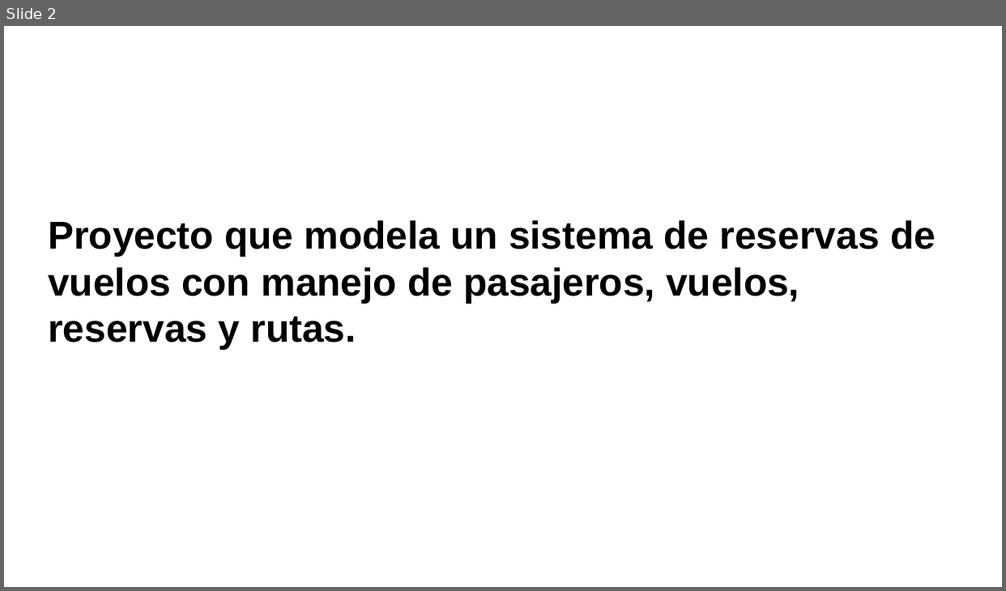
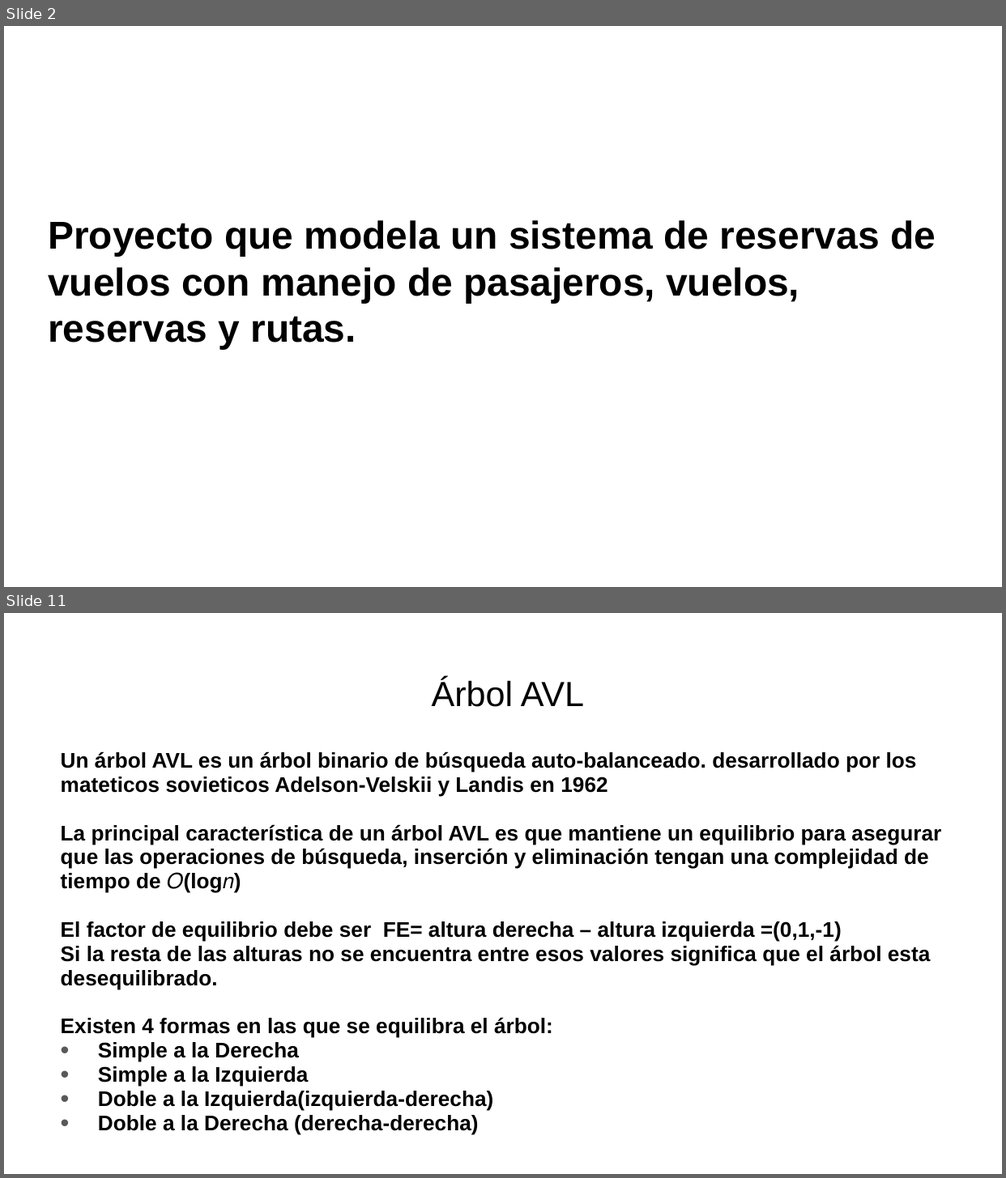
Before and after one commit to MarielaIPS/Final, a slide deck: Sistema de vuelos.pptx. Shown one above the other, each under a label of ours: slide 2 before the commit, slides 2 and 11 after it; the slides between them are not shown. The pictures are 1006x591 and 1006x1178 pixels, drawn with LibreOffice and Linux fonts; fonts in the diff are those of the drawing; background and template pictures are left out. Boxes give left, top, right and bottom in pixels: in the first picture for what was removed or moved away, otherwise in the second. Text is boxed around its words. In the diff, an @@ line names an element or a change of style, - is before the commit and + after.

```diff
--- a/Sistema de vuelos.pptx
+++ b/Sistema de vuelos.pptx
@@ slide 11 added at [4,613,1002,1174], background picture (left out) @@
@@ title added at [432,678,584,707], 25.2 pt, text #000000 @@
+Árbol AVL
@@ text added at [61,752,941,1135], 15.3 pt, text #000000, bold @@
+Un árbol AVL es un árbol binario de búsqueda auto-balanceado. desarrollado por los mateticos sovieticos Adelson-Velskii y Landis en 1962
+La principal característica de un árbol AVL es que mantiene un equilibrio para asegurar que las operaciones de búsqueda, inserción y eliminación tengan una complejidad de tiempo de 𝑂(log𝑛)
+El factor de equilibrio debe ser FE= altura derecha – altura izquierda =(0,1,-1)
+Si la resta de las alturas no se encuentra entre esos valores significa que el árbol esta desequilibrado.
+Existen 4 formas en las que se equilibra el árbol:
+• Simple a la Derecha
+• Simple a la Izquierda
+• Doble a la Izquierda(izquierda-derecha)
+• Doble a la Derecha (derecha-derecha)
```
Also in this commit, not shown: 6 slides changed, 10 other slides added, 1 slide removed, 6 other files.
